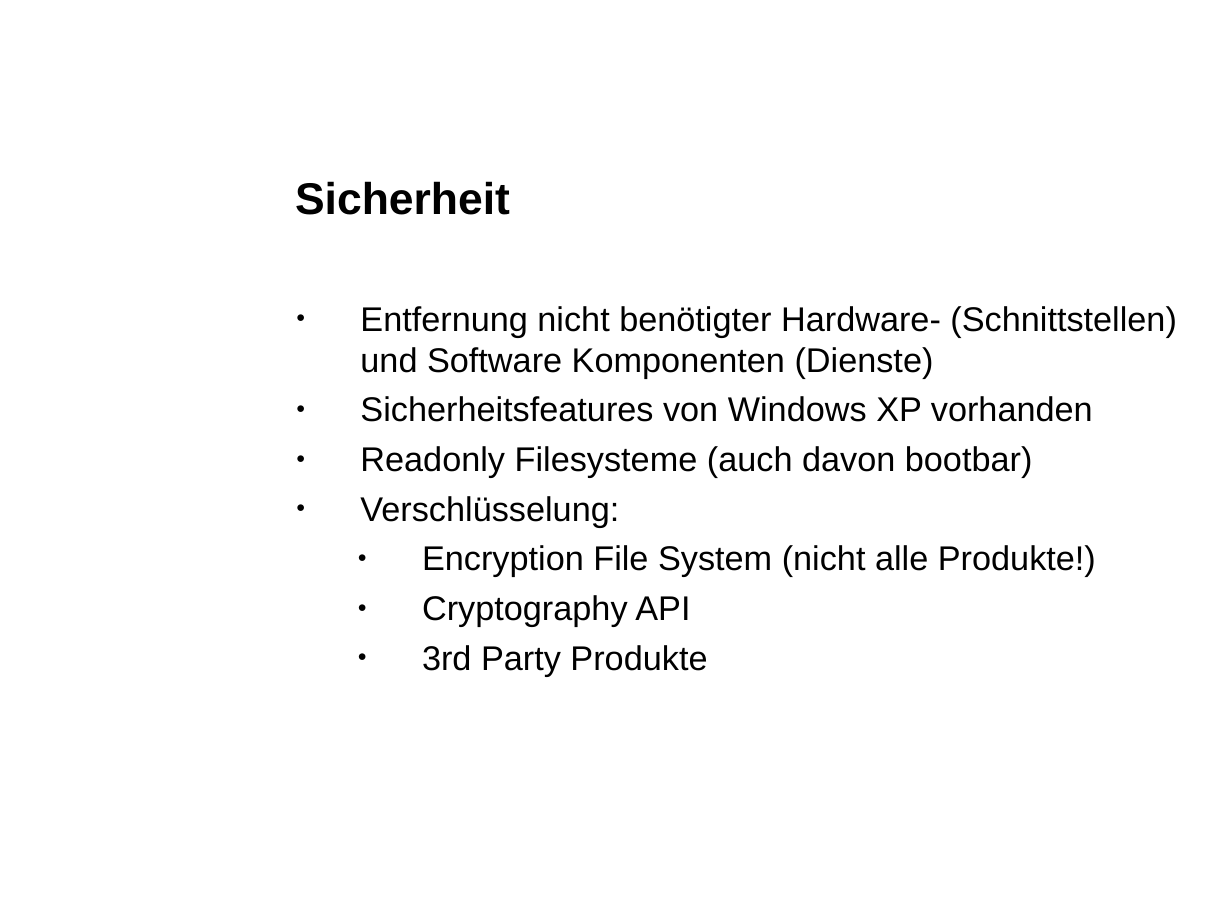
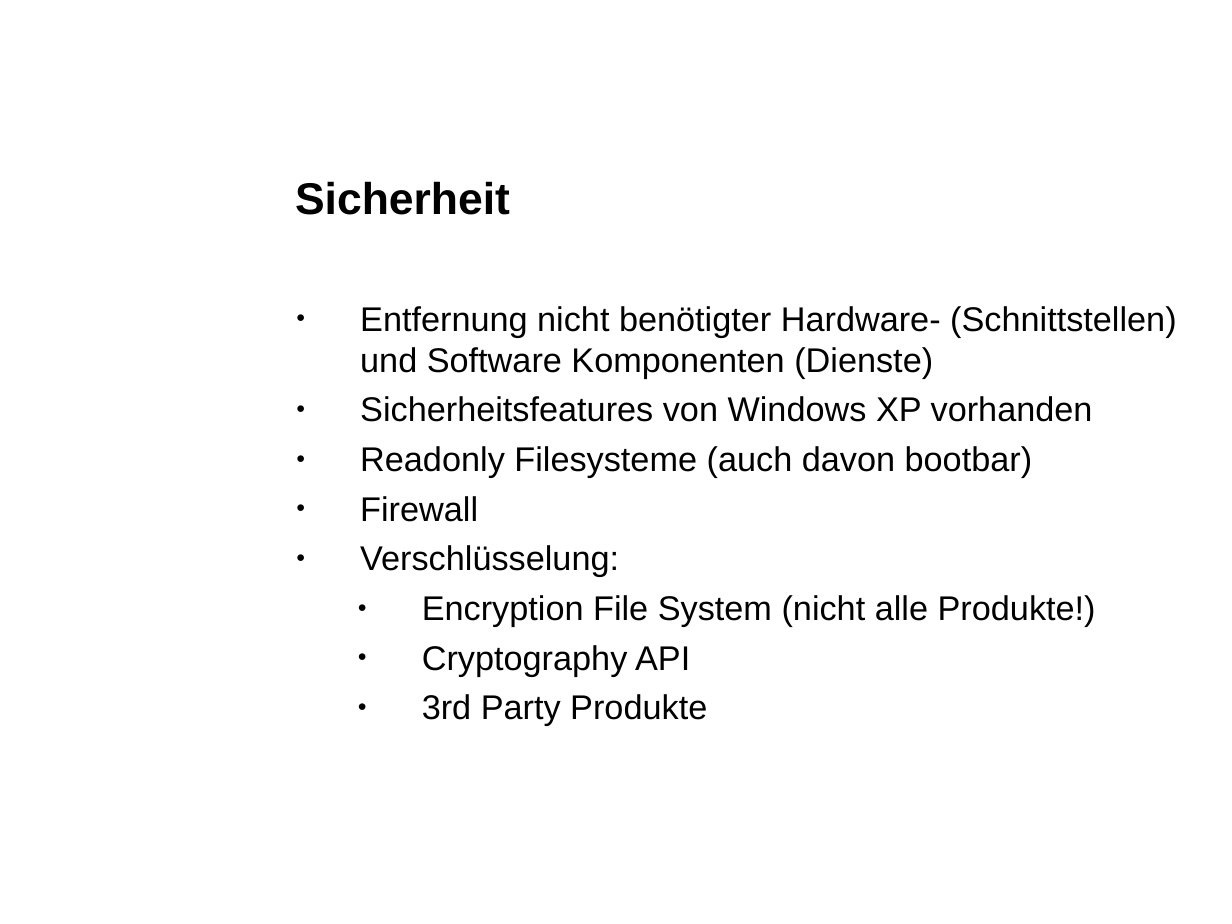
Before and after one commit to eojthejudge/softwaredesigndocs, a slide deck: slide 12 of Portieren/Marktuebersicht_Windows_Embedded.ppt. Drawn at 1232x924 pixels with LibreOffice and Linux fonts; fonts in the diff are those of the drawing; background and template pictures are left out. Boxes give left, top, right and bottom in pixels: in the first picture for what was removed or moved away, otherwise in the second. Text is boxed around its words. In the diff, an @@ line names an element or a change of style, - is before the commit and + after.

Commit message:
Add some text.

```diff
--- a/Portieren/Marktuebersicht_Windows_Embedded.ppt
+++ b/Portieren/Marktuebersicht_Windows_Embedded.ppt
@@ text at box(360, 496, 478, 522): paragraph added @@
+● Firewall
```
Also in this commit, not shown: 2 other slides changed.
